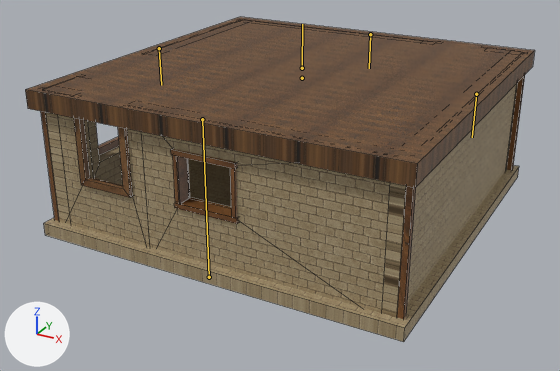
The FBX model Assets/Models/Walls/Livingroom_Base_Z.fbx: old version first, new version second.
Both versions are drawn from a camera (50 mm lens) standing at (7.87, -15.35, 4.45) and looking at (-0.25, -0.59, -2.93). Arrows for +X, +Y and +Z are at lower left; the lights stay in place. The older version comes first. Both versions are drawn at frame 201 of the action 'LivingRoom_GO'; the numbers are the values there. The bones that bend it are drawn over the model as lines. Mesh edges are drawn as thin lines.

Objects in the first picture: 'Livingroom_Base_Z'.
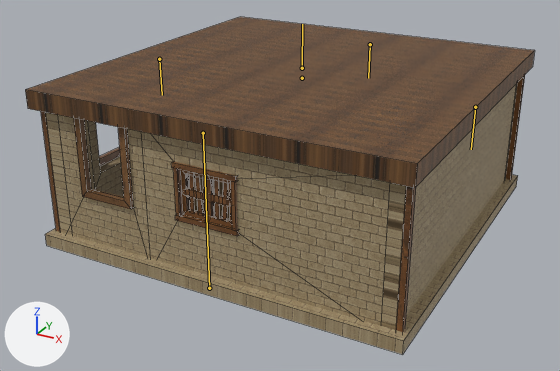
Boxes [x1, y1, x2, y2] around the edits, measured in the pictures (560 x 371 px):
'Livingroom_Base_Z', posed: before [25, 17, 535, 342]; after [25, 17, 535, 354]
bone 'Wall_05', root to tip: before (159, 48) to (161, 85); after (159, 59) to (162, 95)
bone 'Wall_06', root to tip: before (370, 34) to (369, 68); after (370, 44) to (368, 78)
bone 'Wall_07', root to tip: before (476, 94) to (472, 137); after (475, 107) to (471, 149)
bone 'Wall_08', root to tip: before (202, 119) to (209, 277); after (203, 133) to (209, 288)

Patch to the scene script:
```diff
--- a/Assets/Models/Walls/Livingroom_Base_Z.fbx.py
+++ b/Assets/Models/Walls/Livingroom_Base_Z.fbx.py
@@ bone_wall_05 @@
 bone_wall_05 = bpy.data.objects['Livingroom_Base_Z_Armature'].pose.bones['Wall_05']
-bone_wall_05.location = (0.26, -0.22, 0.0)
+bone_wall_05.location = (0.26, -0.49, 0.0)
@@ bone_wall_06 @@
 bone_wall_06 = bpy.data.objects['Livingroom_Base_Z_Armature'].pose.bones['Wall_06']
-bone_wall_06.location = (0.0, -0.22, 0.26)
+bone_wall_06.location = (0.0, -0.49, 0.26)
@@ bone_wall_07 @@
 bone_wall_07 = bpy.data.objects['Livingroom_Base_Z_Armature'].pose.bones['Wall_07']
-bone_wall_07.location = (-0.26, -0.22, 0.0)
+bone_wall_07.location = (-0.26, -0.49, 0.0)
@@ bone_wall_08 @@
 bone_wall_08 = bpy.data.objects['Livingroom_Base_Z_Armature'].pose.bones['Wall_08']
-bone_wall_08.location = (0.0, -0.22, -0.26)
+bone_wall_08.location = (0.0, -0.49, -0.26)
```
